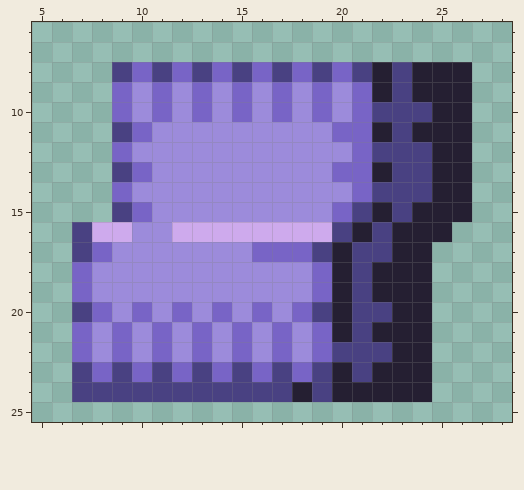
Pixel-art sprite -- Resources/Textures/Objects/Materials/Sheets/other.rsi/plasma_2.png. That is the earlier state.
The file is 32x32 pixels. Shown: x 5..28, y 6..25.
And afterwards:
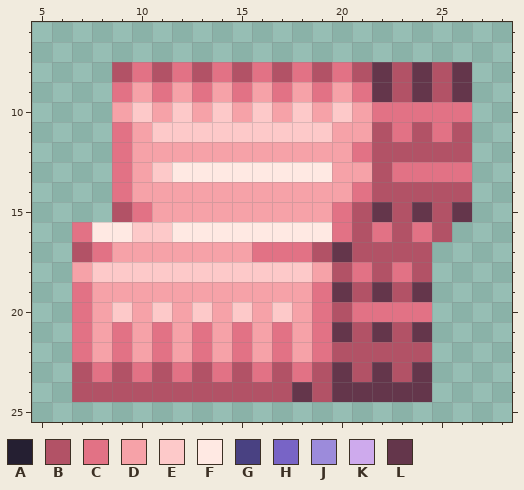
Palette (. is transparent): A #251f32  B #b25266  C #e27285  D #f6a2a8  E #fdc9c9  F #ffe9e3  G #494182  H #7864c6  J #9c8bdb  K #ceaaed  L #64364b
Edits made:
Changed rows in their new state; - is an unchanged pixel.
first column x 7:
 8 --BCBCBCBCBCBCBLBLBL
 9 --CDCDCDCDCDCDCLBLBL
10 --DEDEDEDEDEDEDCCCCC
11 --CDEEEEEEEEEDDBCBCB
12 --CDDDDDDDDDDDCBBBBB
13 --CDEFFFFFFFFDDBCCCC
14 --CDDDDDDDDDDDCBBBBB
15 --BCDDDDDDDDDCBLBLBL
16 CFFEEFFFFFFFFCBCBCB-
17 BCDDDDDDDCCCBLBBBB--
18 DEEEEEEEEEEEDBCBCB--
19 CDDDDDDDDDDDCLBLBL--
20 CDEDEDEDEDEDCBCCCC--
21 CDCDCDCDCDCDCLBLBL--
22 CDCDCDCDCDCDCBBBBB--
23 BCBCBCBCBCBCBLBLBL--
24 BBBBBBBBBBBLBLLLLL--
Boxes around the changes in both pictures, in picture pixels (x1, y1, x2, y2):
changed: (72, 62, 472, 402)
